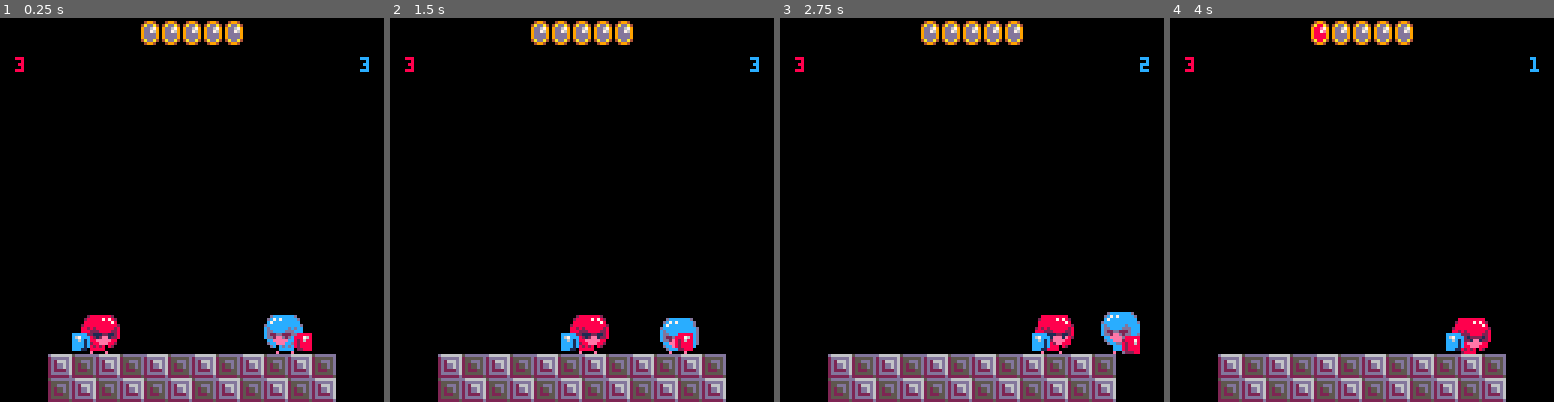
Above: before the commit, frames 1-4 (left to right).
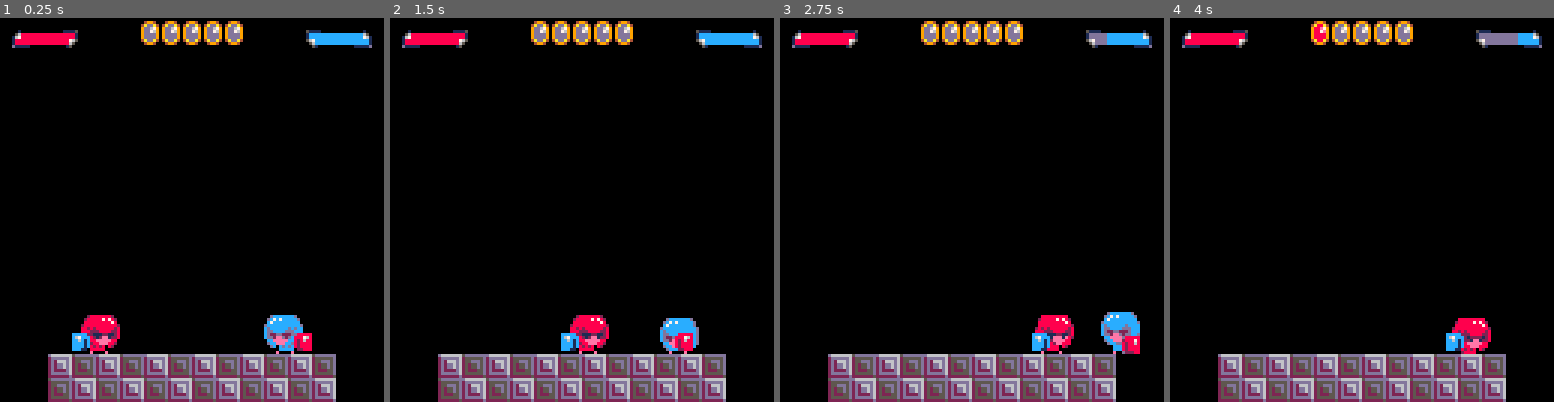
Above: after the commit, the same moments.

Repository: davidjtferguson/dancejab
Game: PICO-8 cartridge jab.p8
Two runs of this game, one before a commit and one after it. Both use one fixed random seed, a clock stepped at 60 frames per second and the inputs below.
Inputs:
- Up to frame 1 (0.25 s): no input
- Up to frame 2 (1.5 s): tap X (X key) at 0.33, 1.07 s; tap O (Z key) at 0.7 s
- Up to frame 3 (2.75 s): hold Right 1.6-2.1 s; tap O (Z key) at 1.7, 2.1, 2.5 s; tap X (X key) at 1.85 s; hold Right from 2.47 s (still down)
- Up to frame 4 (4 s): tap O (Z key) at 2.9, 3.3, 3.7 s; tap X (X key) at 2.97 s; release Right at 3.03 s; hold Left 3.08-3.58 s

The runs differ from the first frame. In frame 1, 1.3% of the frame differs, in the area x 3-97%, y 3-15%; in frame 2, 1.3%; in frame 3, 1.3%; in frame 4, 1.3%.

Commit message:
display health as bar

Diff:
--- a/jab.p8
+++ b/jab.p8
@@ -441,8 +441,19 @@
  palt(11,true)
 
  --game info
- print(p1.hitpoints,5,13,8)
- print(p2.hitpoints,120,13,12)
+ --p1 health
+ rectfill(5,5,24,8,13)
+ if p1.hitpoints>0 then
+  rectfill(5,5,4+(20*(p1.hitpoints/maxhitpoints)),8,8)
+ end
+ spr(18,3,3,3,1,true)
+
+ --p2 health
+ rectfill(103,5,122,8,13)
+ if p2.hitpoints>0 then
+  rectfill(103+20-20*(p2.hitpoints/maxhitpoints),5,122,8,12)
+ end
+ spr(18,101,3,3,1)
 
  --lights showing score
  local maxgames=firstto*2-1
@@ -656,10 +667,10 @@
 000000002222222dccccbbbbbbbbbbbbbbbbbbbbbbb8882222222228b8882222222228bbbbbbbbbbbb4994bbbb4994bb07777007707700006700770067000670
 5dddddddccccccccbbbbbbbbbbbbbbbbbbbbbbbbbbb8888211ee1122b2882211221122bbbbbbbbbbbb4994bbbbbbbbbb077670077077006707777705770b5770
 2555555dccccccccb51111000000000000001bbbbbbcccc8eeeee88bbb88cccccee88bbbbbbbbbbbb4adda4bbbbbbbbb077000077077007707777700770bb00b
-255ddd5dccccccccb1dddddddddddddddddd65bbbbbc67cc8eee888bbb28c67ccc888bbbbbbbbbbbb9dd679bbbbbbbbb0770bb076077777707007700770bbbbb
-25255d5dccccccccb1dddddddddddddddddd761bbbbcc61c828b82bbbbbbcc6c1c82bbbbbbbbbbbbb9dd769bbbbbbbbb0670bb055067777707007700770b5000
-25255d5dccccccccb567dddddddddddddddddd1bbbbccc1c888bbbbbbbbbcccc1c8bbbbbbbbbbbbbb9dddd9bbbbbbbbb0770bbbbbb05500007007700770b0670
-2522255dccccccccbb56dddddddddddddddddd1bbbbccc1c88bbbbbbbbbbcccc1c8bbbbbbbbbbbbbb9dddd9bbbbbbbbb0000bbbbbbbbbbb005bb5000670b0660
+255ddd5dccccccccb1bbbbbbbbbbbbbbbbbb65bbbbbc67cc8eee888bbb28c67ccc888bbbbbbbbbbbb9dd679bbbbbbbbb0770bb076077777707007700770bbbbb
+25255d5dccccccccb1bbbbbbbbbbbbbbbbbb761bbbbcc61c828b82bbbbbbcc6c1c82bbbbbbbbbbbbb9dd769bbbbbbbbb0670bb055067777707007700770b5000
+25255d5dccccccccb567bbbbbbbbbbbbbbbbbb1bbbbccc1c888bbbbbbbbbcccc1c8bbbbbbbbbbbbbb9dddd9bbbbbbbbb0770bbbbbb05500007007700770b0670
+2522255dccccccccbb56bbbbbbbbbbbbbbbbbb1bbbbccc1c88bbbbbbbbbbcccc1c8bbbbbbbbbbbbbb9dddd9bbbbbbbbb0000bbbbbbbbbbb005bb5000670b0660
 2555555dccccccccbbb5100000000000011111dbbbbcc11b88bbbbbbbbbbccc1188bbbbbbbbbbbbbb4adda4bbbbbbbbbbbbbbbbbbbbbbbbbbbbbbbbb000b5005
 22222225ccccccccbbbbbbbbbbbbbbbbbbbbbbbbbbbbbbebbbebbbbbbbbbbbebbbebbbbbbbbbbbbbbb4994bbbbbbbbbbbbbbbbbbbbbbbbbbbbbbbbbbbbbbbbbb
 2222f222dddddddd5dddddddd6666666bbbbbbbbbbbbbbbbbbbbbbbbbbbbbbbbbbbbbbbbb0000bbbbb000bbbbbb000bbbbbbbbbbbbbbbbbbbbbbbbbbbbbbbbbb
